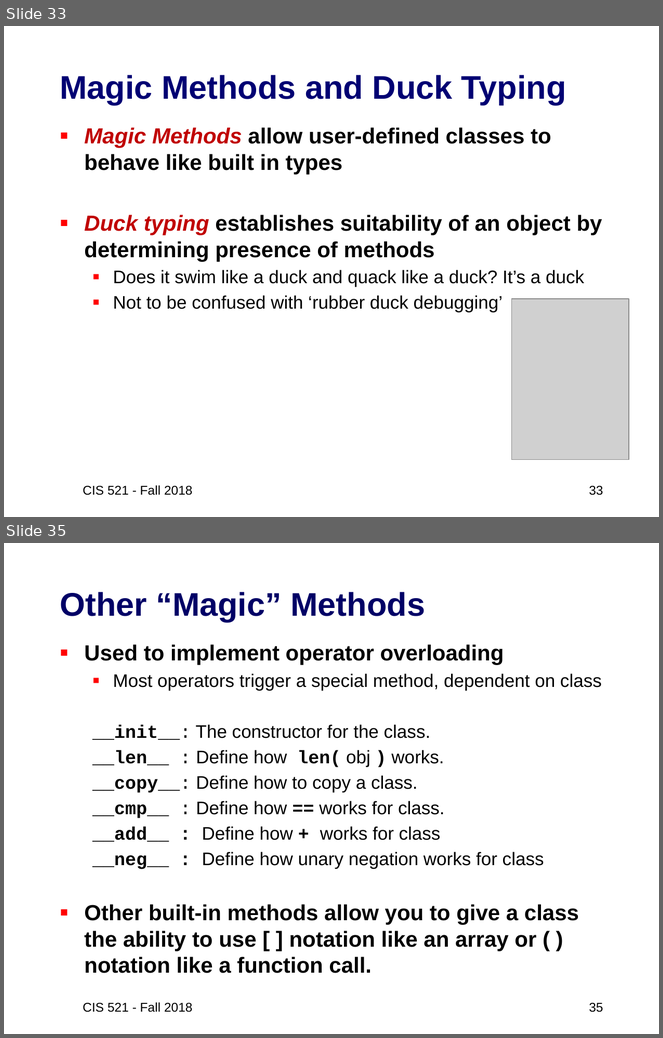
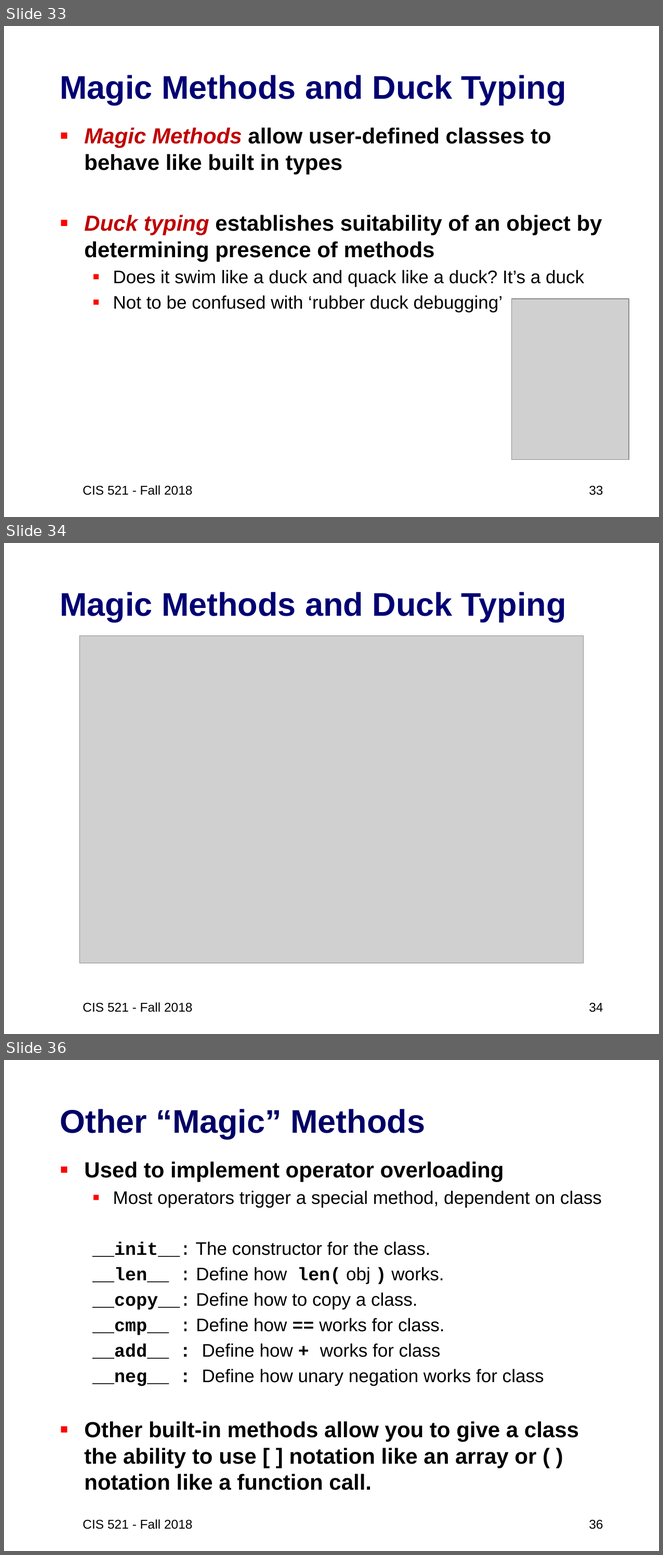
Before and after one commit to artificial-intelligence-class/artificial-intelligence-class.github.io, a slide deck: assets/slides/02-Python3-review2.pptx. Shown one above the other, each under a label of ours: slides 33 and 35 before the commit, slides 33, 34 and 36 after it; the slides between them are not shown. The pictures are 663x1038 and 663x1555 pixels, drawn with LibreOffice and Linux fonts; fonts in the diff are those of the drawing; grey boxes stand for pictures. Boxes give left, top, right and bottom in pixels: in the first picture for what was removed or moved away, otherwise in the second. Text is boxed around its words. In the diff, an @@ line names an element or a change of style, - is before the commit and + after.

```diff
--- a/assets/slides/02-Python3-review2.pptx
+++ b/assets/slides/02-Python3-review2.pptx
@@ slide 34 added at (4,543,659,1034), background #FFFFFF @@
@@ title added at (60,592,567,622), 36 pt, text #000074, bold @@
+Magic Methods and Duck Typing
@@ picture added at (79,636,583,964) @@
@@ text added at (83,1003,193,1013), 14 pt, text #000000 @@
+CIS 521 - Fall 2018
@@ page number added at (589,1003,603,1013), 14 pt, text #000000 @@
+34
@@ what was slide 35 is now slide 36 @@
@@ page number at (589,1520,603,1530): text changed @@
-35
+36
```
Also in this commit, not shown: 1 slide changed, 1 other file.
